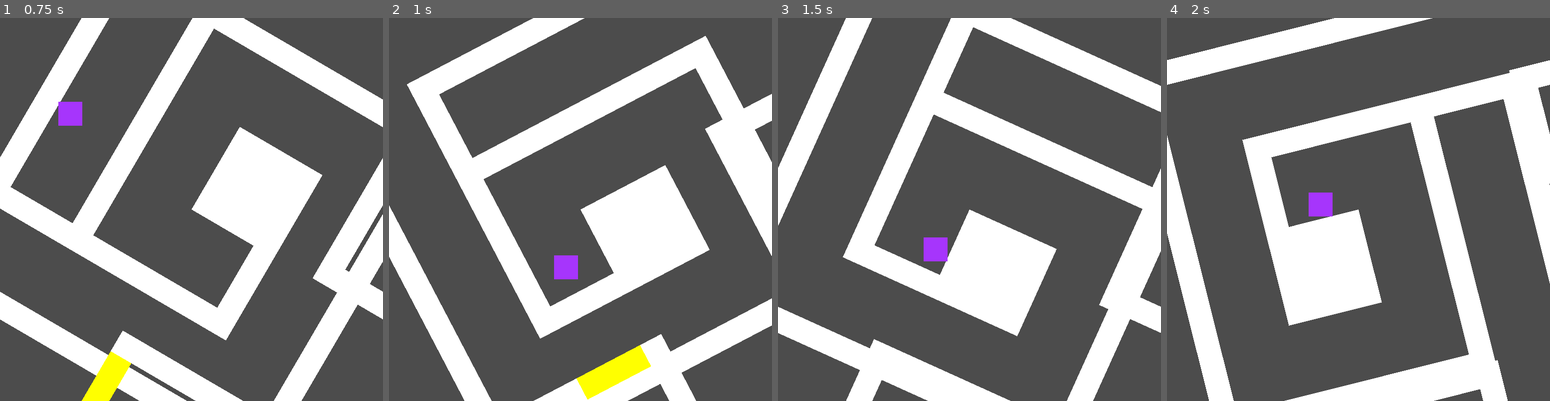
Above: before the commit, frames 1-4 (left to right).
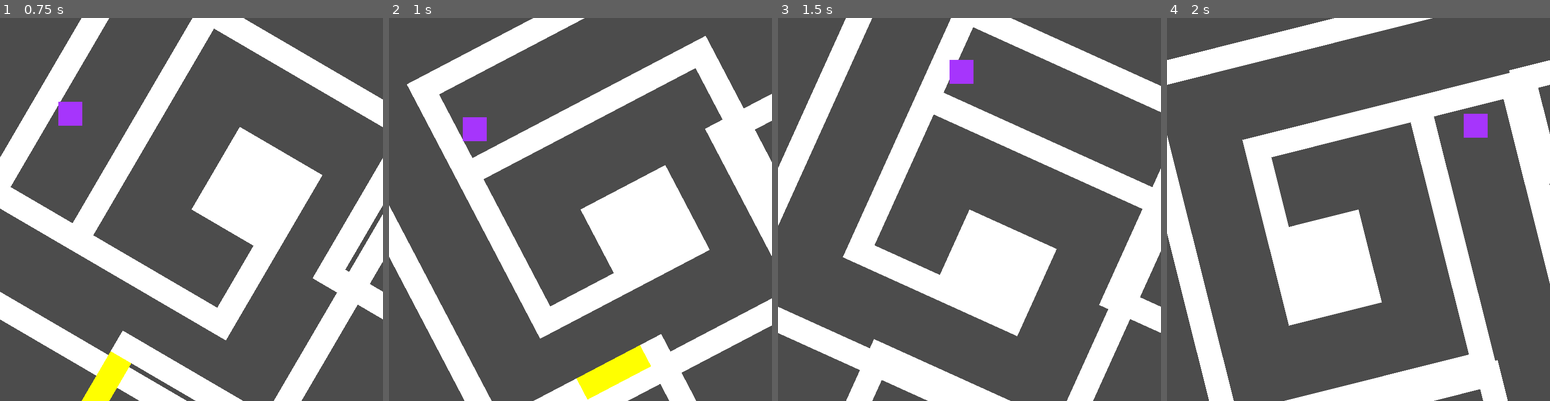
Above: after the commit, the same moments.

Repository: Diogoamorim27/Rubix-Truth
Game: Godot game, scene res://GameWorldTest.tscn
Two runs of this game, one before a commit and one after it. Both use one fixed random seed, a clock stepped at 60 frames per second and the inputs below. This scene is started directly instead of the project's main scene.
Inputs:
- Up to frame 1 (0.75 s): tap Enter (ui_accept) at 0.5 s; hold Right (ui_right) from 0.53 s (still down); tap E (e) at 0.6 s
- Up to frame 2 (1 s): keep holding Right (ui_right); tap Enter (ui_accept) at 0.77 s
- Up to frame 3 (1.5 s): keep holding Right (ui_right); tap E (e) at 1.35 s
- Up to frame 4 (2 s): keep holding Right (ui_right); tap Enter (ui_accept) at 1.52 s

Frame 1 is identical in both runs. In frame 2, 0.8% of the frame differs, in the area x 19-50%, y 25-69%; in frame 3, 0.8%; in frame 4, 0.8%.

Commit message:
new portal logic added

Diff:
--- /dev/null
+++ b/Scenes/Prefabs/Portals.gd
@@ -0,0 +1,35 @@
+extends Node2D
+
+onready var portal1 : Area2D = $Portal1
+onready var portal2 : Area2D = $Portal2
+
+# Declare member variables here. Examples:
+# var a = 2
+# var b = "text"
+
+var entered_portal : = false
+var new_position : = Vector2()
+var movement_rotation : = 0
+# Called when the node enters the scene tree for the first time.
+func _ready():
+	pass # Replace with function body.
+
+# Called every frame. 'delta' is the elapsed time since the previous frame.
+#func _process(delta):
+#	pass
+
+
+func _on_Portal1_body_entered(body):
+	if body.name == "Player":
+		entered_portal = true
+		new_position = portal2.global_position
+		movement_rotation = portal1.rotation - portal2.rotation
+	pass # Replace with function body.
+
+
+func _on_Portal2_body_entered(body):
+	if body.name == "Player":
+		entered_portal = true
+		new_position = portal1.global_position
+		movement_rotation = portal2.rotation - portal1.rotation
+	pass # Replace with function body.
--- a/Scenes/Prefabs/Portals.tscn
+++ b/Scenes/Prefabs/Portals.tscn
@@ -1,4 +1,6 @@
-[gd_scene load_steps=3 format=2]
+[gd_scene load_steps=4 format=2]
+
+[ext_resource path="res://Scenes/Prefabs/Portals.gd" type="Script" id=1]
 
 [sub_resource type="SegmentShape2D" id=1]
 a = Vector2( -24, 8 )
@@ -9,6 +11,7 @@
 b = Vector2( 24, 8 )
 
 [node name="Portals" type="Node2D"]
+script = ExtResource( 1 )
 
 [node name="Portal1" type="Area2D" parent="."]
 position = Vector2( -40, 0 )
@@ -21,3 +24,5 @@
 
 [node name="CollisionShape2D" type="CollisionShape2D" parent="Portal2"]
 shape = SubResource( 2 )
+[connection signal="body_entered" from="Portal1" to="." method="_on_Portal1_body_entered"]
+[connection signal="body_entered" from="Portal2" to="." method="_on_Portal2_body_entered"]
--- a/Scenes/Rooms/Room.gd
+++ b/Scenes/Rooms/Room.gd
@@ -4,7 +4,7 @@
 onready var player : KinematicBody2D = $Player
 onready var entrance_area : Area2D = $TileMap/Entrance/Area2D
 onready var entrance_text : Label = $TileMap/Entrance/Area2D/Label
-
+onready var portals : = $TileMap/Portals
 
 export var room_on_the_left = ""
 export var room_on_the_right = ""
@@ -54,6 +54,12 @@
 	movement.x = temp_movement.x
 
 	## PORTAL LOGIC ##
+	if portals.entered_portal == true:
+		player.global_position = portals.new_position
+		movement = movement.rotated(portals.movement_rotation)
+		portals.entered_portal = false
+
+
 
 	movement = player.move_and_slide(movement, Vector2.UP)
 
@@ -70,11 +76,6 @@
 
 #	room_rotation = Vector2(cos(room_target),sin(room_target)) + Vector2(-1,1)
 
-	## TEXT DISPLAY ##
-	if entrance_area.overlaps_body(player):
-		entrance_text.visible = true
-	else:
-		entrance_text.visible = false
 
 	gate_direction = Vector2(round(cos(deg2rad(room_target))),round(sin(deg2rad(room_target))))
 #	print(gate_direction)
--- a/Scenes/Rooms/World_Room1.tscn
+++ b/Scenes/Rooms/World_Room1.tscn
@@ -1,11 +1,10 @@
-[gd_scene load_steps=11 format=2]
+[gd_scene load_steps=10 format=2]
 
-[ext_resource path="res://Scenes/Rooms/Scene.gd" type="Script" id=1]
+[ext_resource path="res://Scenes/Rooms/Room.gd" type="Script" id=1]
 [ext_resource path="res://Assets/white.png" type="Texture" id=2]
 [ext_resource path="res://Assets/hazard.png" type="Texture" id=3]
-[ext_resource path="res://Portal1.tscn" type="PackedScene" id=4]
-[ext_resource path="res://Portal2.tscn" type="PackedScene" id=5]
-[ext_resource path="res://Assets/purple.png" type="Texture" id=6]
+[ext_resource path="res://Scenes/Prefabs/Portals.tscn" type="PackedScene" id=4]
+[ext_resource path="res://Assets/purple.png" type="Texture" id=5]
 
 [sub_resource type="ConvexPolygonShape2D" id=1]
 points = PoolVector2Array( 0, 0, 16, 0, 16, 16, 0, 16 )
@@ -60,13 +59,14 @@
 format = 1
 tile_data = PoolIntArray( -458760, 0, 0, -458756, 0, 0, -458755, 0, 0, -458754, 0, 0, -458753, 0, 0, -524288, 0, 0, -52 …(1242 unchanged characters)…
 
-[node name="Portal1" parent="TileMap" instance=ExtResource( 4 )]
-position = Vector2( 24, 24 )
+[node name="Portals" parent="TileMap" instance=ExtResource( 4 )]
+
+[node name="Portal1" parent="TileMap/Portals" index="0"]
+position = Vector2( -88, 32 )
+
+[node name="Portal2" parent="TileMap/Portals" index="1"]
+position = Vector2( 32, 24 )
 rotation = -1.57079
-
-[node name="Portal2" parent="TileMap" instance=ExtResource( 5 )]
-position = Vector2( -88, 24 )
-rotation = 0.0
 
 [node name="Player" type="KinematicBody2D" parent="."]
 position = Vector2( 40, 8 )
@@ -78,6 +78,6 @@
 shape = SubResource( 4 )
 
 [node name="Sprite" type="Sprite" parent="Player"]
-texture = ExtResource( 6 )
-[connection signal="body_entered" from="TileMap/Portal1" to="." method="_on_Portal1_body_entered"]
-[connection signal="body_entered" from="TileMap/Portal2" to="." method="_on_Portal2_body_entered"]
+texture = ExtResource( 5 )
+
+[editable path="TileMap/Portals"]
Not shown: 2 places in Player.tscn that only renumber resources
